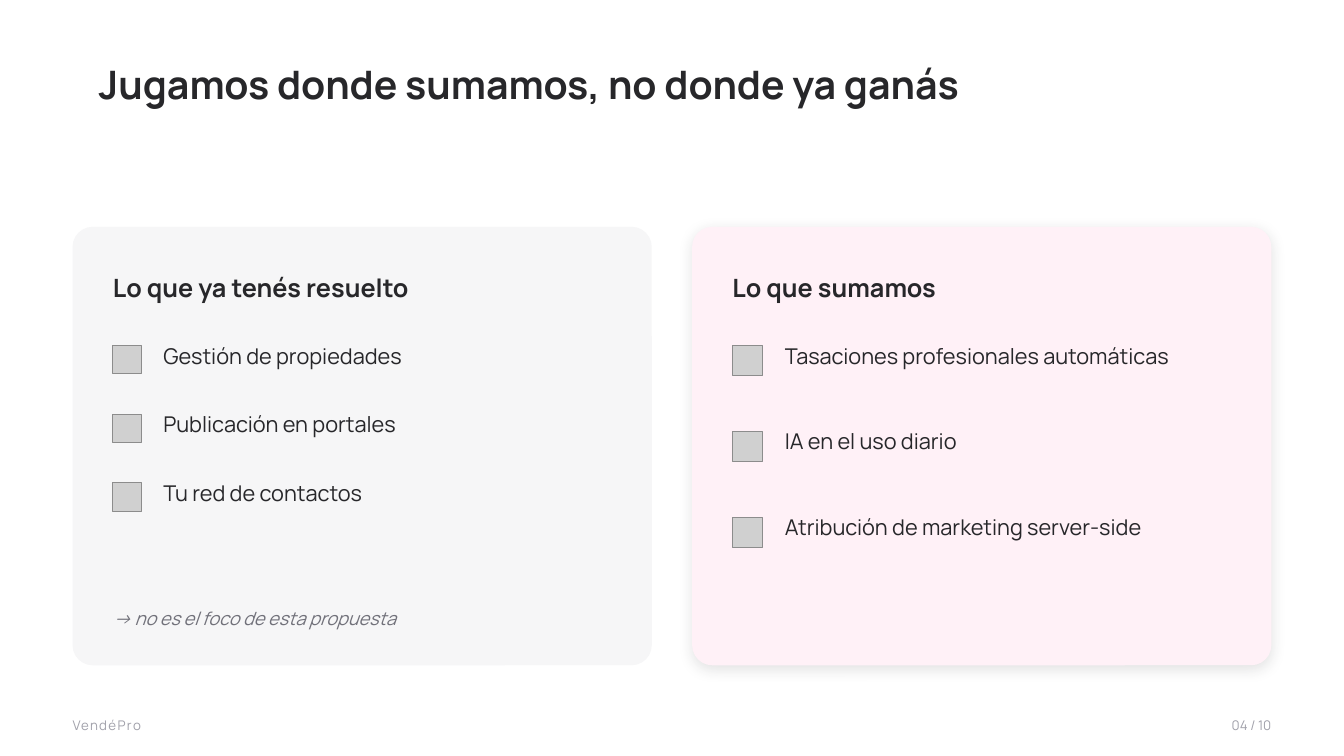
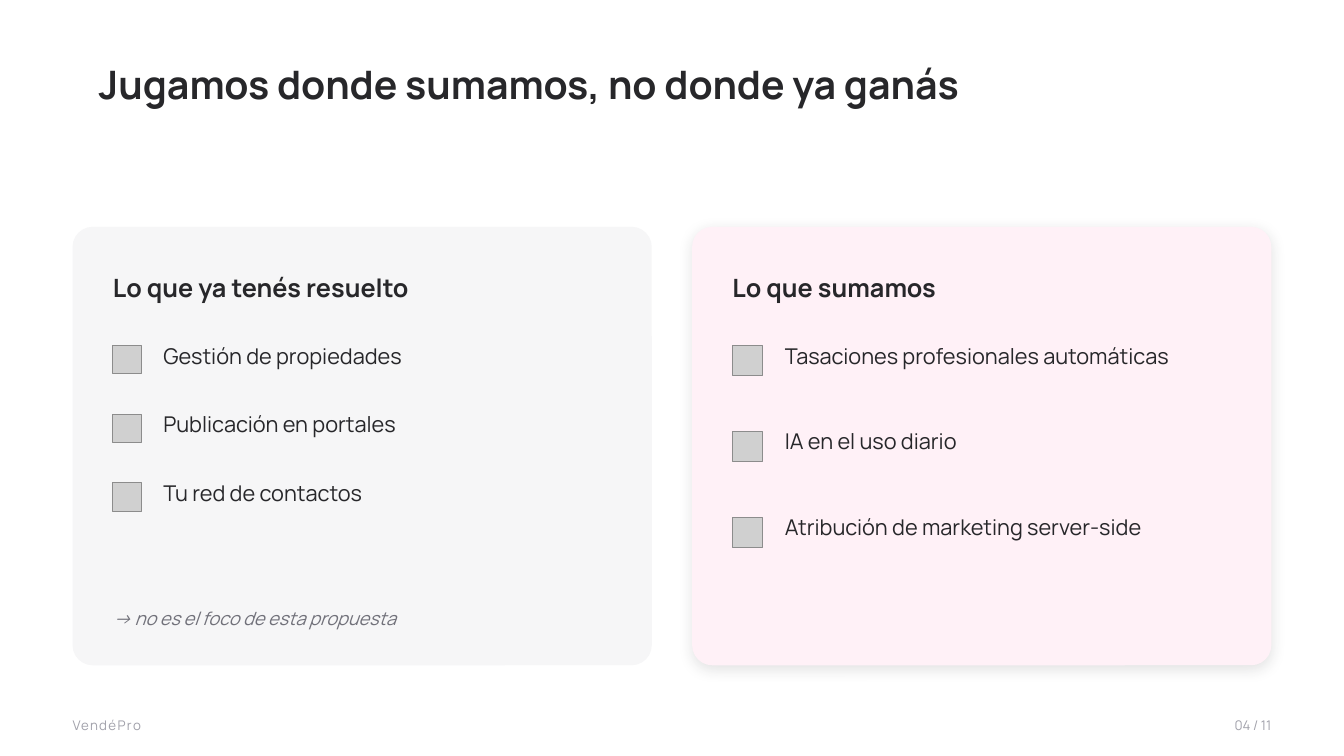
Before and after one commit to ezequielcorbalan/vendepro, a slide deck: slide 4 of ventas-storytelling/VendePro_Deck_Segmento2.pptx. Drawn at 1344x756 pixels with LibreOffice and Linux fonts; fonts in the diff are those of the drawing; grey boxes stand for pictures; background and template pictures are left out. Boxes give left, top, right and bottom in pixels: in the first picture for what was removed or moved away, otherwise in the second. Text is boxed around its words. In the diff, an @@ line names an element or a change of style, - is before the commit and + after.

```diff
--- a/ventas-storytelling/VendePro_Deck_Segmento2.pptx
+++ b/ventas-storytelling/VendePro_Deck_Segmento2.pptx
@@ text at [1235,720,1271,730]: text changed @@
-04 / 10
+04 / 11
```
Also in this commit, not shown: 9 other slides changed, 1 slide added, 12 other files.
